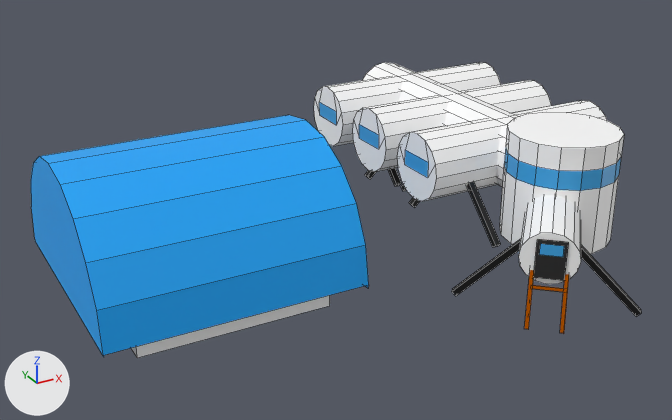
A saved change to the OBJ model Resources/Models/PlaceableModels/Greenhouse/Greenhouseobject.obj.
Both versions are drawn from a camera (50 mm lens) standing at (-7.07, -20.37, 10.57) and looking at (4.06, -0.13, 0.44). Every picture has the same lights, and +X, +Y and +Z are marked at lower left. Mesh edges are drawn as thin lines. Where no turn or scale is listed for an object, it has been applied to the vertices.
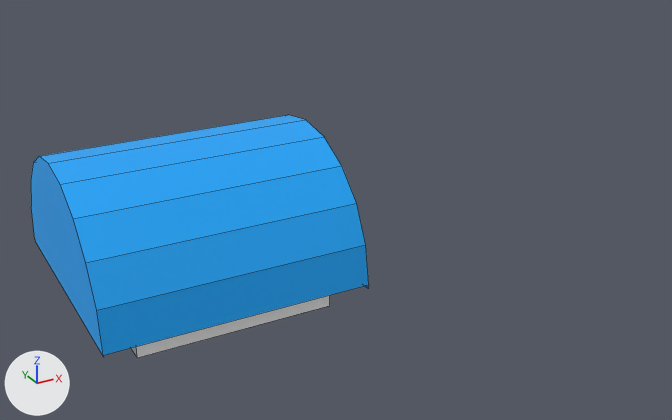
The newer file is also turned or shifted as a whole; pictures and numbers use the older file's frame.

Location of each change, [x1, y1, x2, y2] in pixels of the pictures (672 x 420 px):
'Cube.018', deleted: before [314, 62, 642, 334]
    faces in mat_generalbasecolor (white #ffffff): [314, 62, 624, 284]
    faces in mat_windowblue (blue #3da8e7): [319, 102, 621, 257]
    faces in mat_landinglegs (black #000000): [365, 168, 642, 316]
    faces in mat_windmill2 (black #252525): [534, 239, 569, 281]
    faces in mat_shinybrownstairs (brown #a34e00): [524, 270, 569, 334]

The change in detail:
Object 'Cube.018' (ob_cube_018) is deleted.
